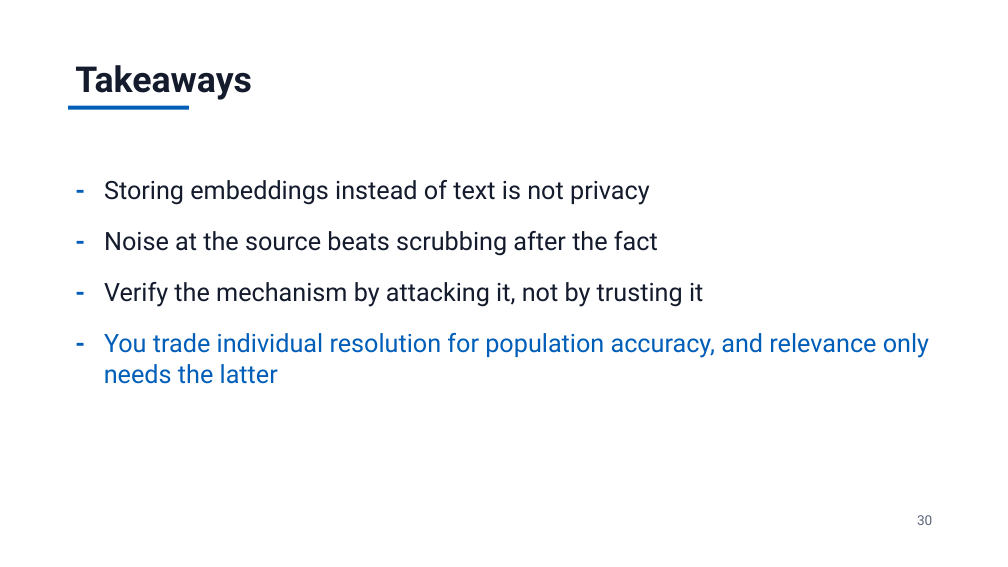
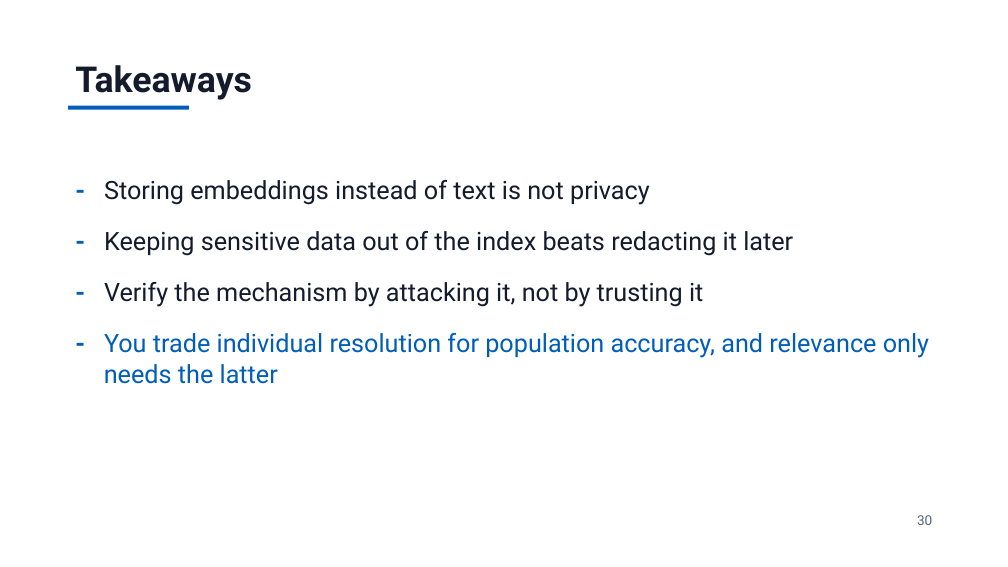
Before and after one commit to jzonthemtn/ldp-for-search, a slide deck: slide 30 of ldp_for_search_slides.pptx. Drawn at 1008x567 pixels with LibreOffice and Linux fonts; fonts in the diff are those of the drawing. Boxes give left, top, right and bottom in pixels: in the first picture for what was removed or moved away, otherwise in the second. Text is boxed around its words. In the diff, an @@ line names an element or a change of style, - is before the commit and + after.

```diff
--- a/ldp_for_search_slides.pptx
+++ b/ldp_for_search_slides.pptx
@@ text at box(104, 231, 793, 256): text changed @@
-- Noise at the source beats scrubbing after the fact
+- Keeping sensitive data out of the index beats redacting it later
```
Also in this commit, not shown: 14 other slides changed, 9 other files.
